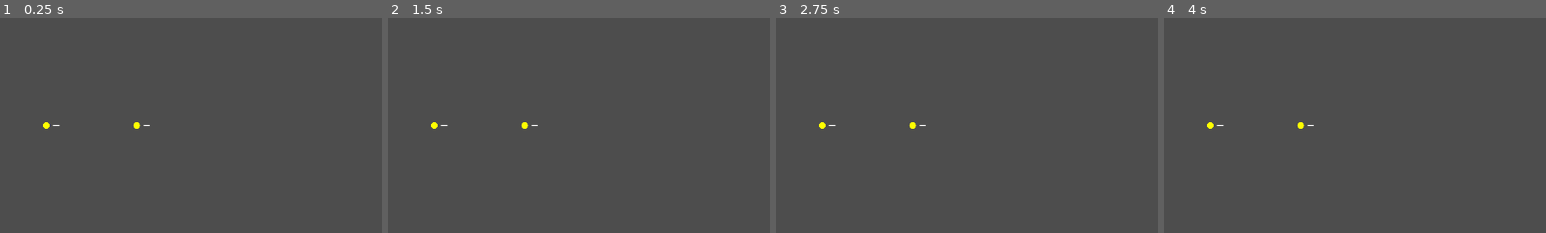
Above: before the commit, frames 1-4 (left to right).
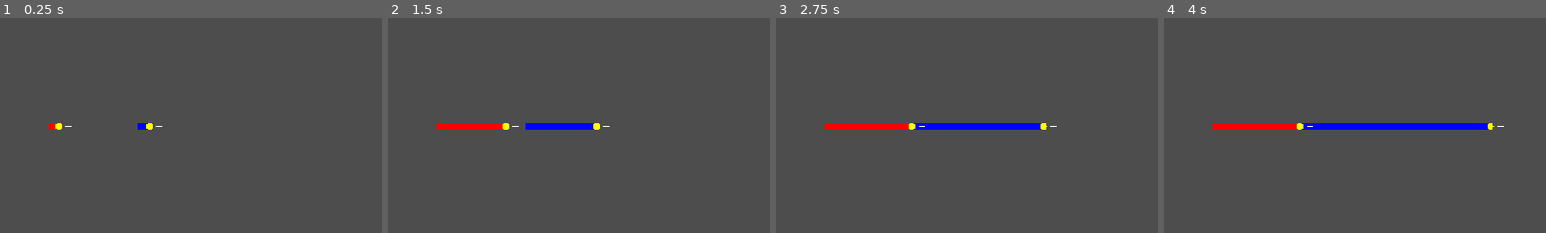
Above: after the commit, the same moments.

Repository: Alebereto/achtung-godot
Game: Godot game, scene res://scenes/game/game.tscn
Same seed, same stepped clock (60 frames per second), same inputs: the game is played once before the commit and once after it. Before the commit the project has no main scene; this scene is started directly in both runs.
Inputs:
- Up to frame 1 (0.25 s): no input
- Up to frame 2 (1.5 s): no input
- Up to frame 3 (2.75 s): no input
- Up to frame 4 (4 s): no input
The pictures show only the part of the screen within x 44-94%, y 25-75%; the shares and areas given below are measured in that part.
In our replay, the window is 799x449 before the commit and 800x450 after it. These sizes can differ from the game's own. Grey fills any space a smaller window leaves; there, only what the larger window draws over its background counts as a difference.

The runs differ from the first frame. In frame 1, 0.3% of the frame differs, in the area x 11-43%, y 48-52%; in frame 2, 1.3%; in frame 3, 1.8%; in frame 4, 2.3%, in the area x 11-89%, y 48-52%.
Error before the commit: Parse Error: Could not find type "Globals" in the current scope. (res://objects/player/player.gd:53)

Commit message:
Change project settings

Diff:
--- a/project.godot
+++ b/project.godot
@@ -11,5 +11,48 @@
 [application]
 
 config/name="Achtung"
+config/version="v0.0.1"
+run/main_scene="uid://qt8vbfe7jkfe"
 config/features=PackedStringArray("4.4", "Forward Plus")
 config/icon="res://icon.svg"
+
+[autoload]
+
+Globals="*res://globals.gd"
+
+[debug]
+
+gdscript/warnings/unused_variable=0
+
+[display]
+
+window/stretch/mode="canvas_items"
+window/stretch/aspect="keep_height"
+
+[input]
+
+p1_left={
+"deadzone": 0.2,
+"events": [Object(InputEventKey,"resource_local_to_scene":false,"resource_name":"","device":0,"window_id":0,"alt_pressed":false,"shift_pressed":false,"ctrl_pressed":false,"meta_pressed":false,"pressed":false,"keycode":0,"physical_keycode":4194319,"key_label":0,"unicode":0,"location":0,"echo":false,"script":null)
+]
+}
+p1_right={
+"deadzone": 0.2,
+"events": [Object(InputEventKey,"resource_local_to_scene":false,"resource_name":"","device":0,"window_id":0,"alt_pressed":false,"shift_pressed":false,"ctrl_pressed":false,"meta_pressed":false,"pressed":false,"keycode":0,"physical_keycode":4194321,"key_label":0,"unicode":0,"location":0,"echo":false,"script":null)
+]
+}
+p2_left={
+"deadzone": 0.2,
+"events": [Object(InputEventKey,"resource_local_to_scene":false,"resource_name":"","device":-1,"window_id":0,"alt_pressed":false,"shift_pressed":false,"ctrl_pressed":false,"meta_pressed":false,"pressed":false,"keycode":0,"physical_keycode":65,"key_label":0,"unicode":97,"location":0,"echo":false,"script":null)
+]
+}
+p2_right={
+"deadzone": 0.2,
+"events": [Object(InputEventKey,"resource_local_to_scene":false,"resource_name":"","device":-1,"window_id":0,"alt_pressed":false,"shift_pressed":false,"ctrl_pressed":false,"meta_pressed":false,"pressed":false,"keycode":0,"physical_keycode":68,"key_label":0,"unicode":100,"location":0,"echo":false,"script":null)
+]
+}
+pause={
+"deadzone": 0.2,
+"events": [Object(InputEventKey,"resource_local_to_scene":false,"resource_name":"","device":-1,"window_id":0,"alt_pressed":false,"shift_pressed":false,"ctrl_pressed":false,"meta_pressed":false,"pressed":false,"keycode":0,"physical_keycode":32,"key_label":0,"unicode":32,"location":0,"echo":false,"script":null)
+]
+}
